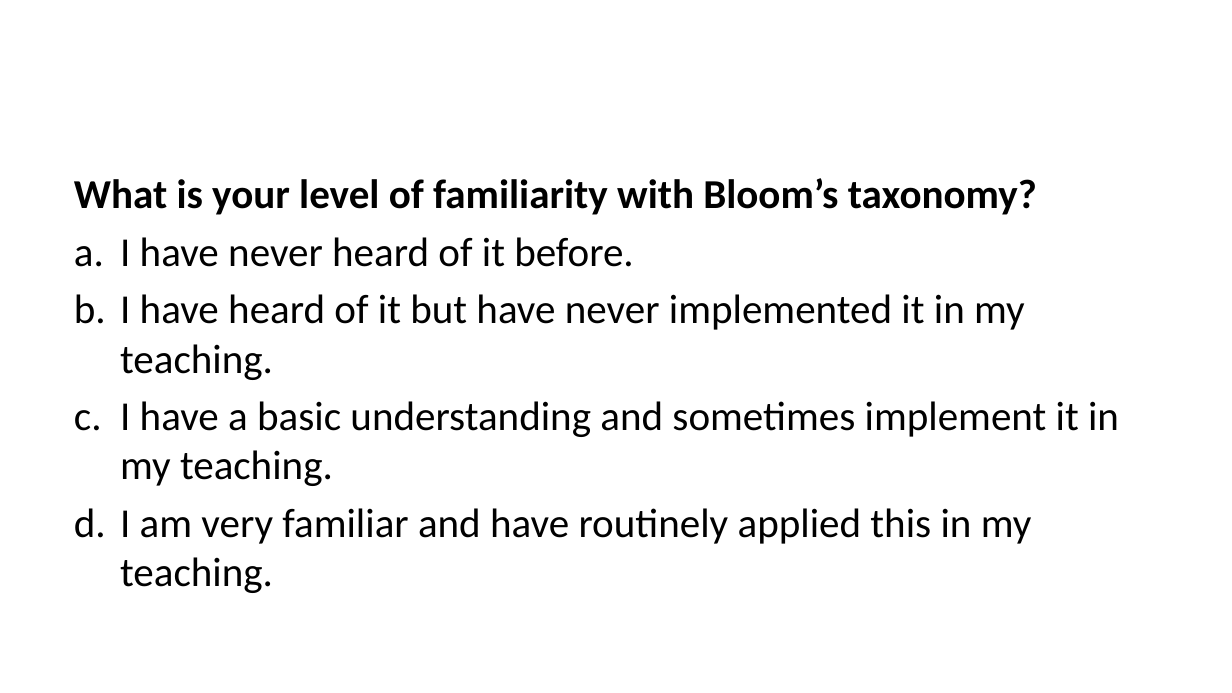
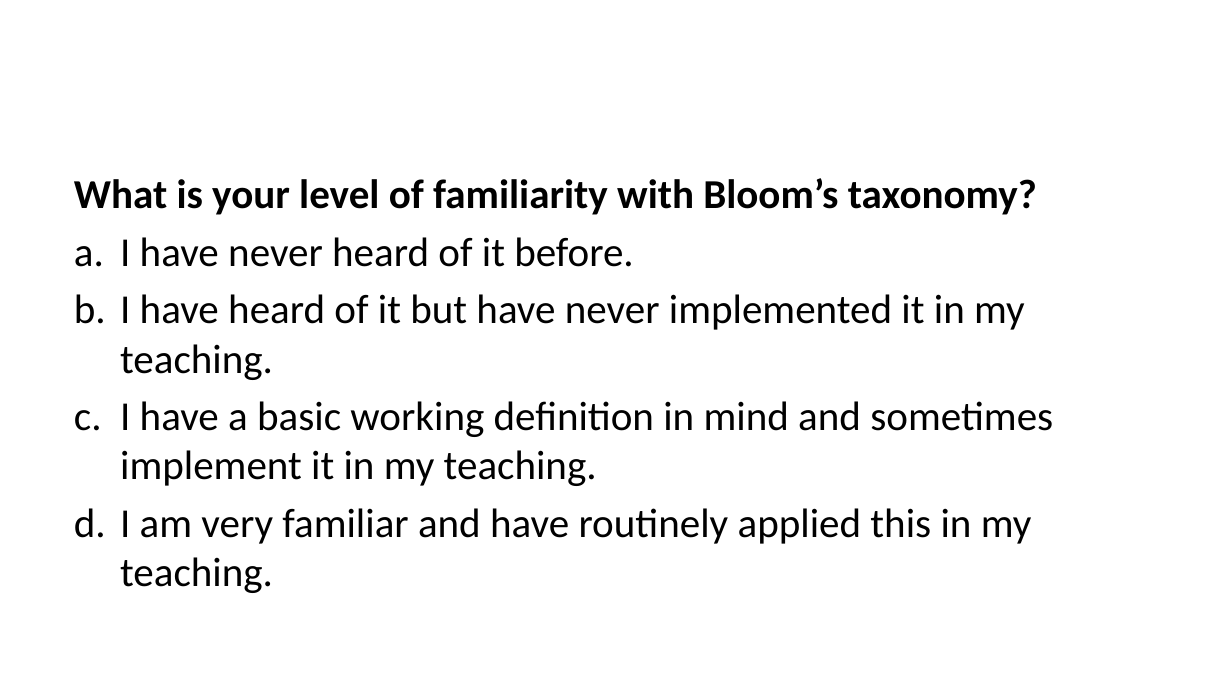
Before and after one commit to lmu-osc/train-the-trainer-student-track-pedagogy, a slide deck: slide 8 of materials/PMM-M1/PMM-M1-S1-Core-Didactic-Principles/PMM-M1-S1-Core-Didactic-Principles-slides.pptx (slide 54 before the commit). Drawn at 1232x693 pixels with LibreOffice and Linux fonts; fonts in the diff are those of the drawing. Boxes give left, top, right and bottom in pixels: in the first picture for what was removed or moved away, otherwise in the second. Text is boxed around its words. In the diff, an @@ line names an element or a change of style, - is before the commit and + after.

```diff
--- a/materials/PMM-M1/PMM-M1-S1-Core-Didactic-Principles/PMM-M1-S1-Core-Didactic-Principles-slides.pptx
+++ b/materials/PMM-M1/PMM-M1-S1-Core-Didactic-Principles/PMM-M1-S1-Core-Didactic-Principles-slides.pptx
@@ text at bbox=[120, 401, 1053, 486]: text changed @@
-c. I have a basic understanding and sometimes implement it in my teaching.
+c. I have a basic working definition in mind and sometimes implement it in my teaching.
```
Also in this commit, not shown: 29 other slides changed, 9 slides added, 48 other files.
